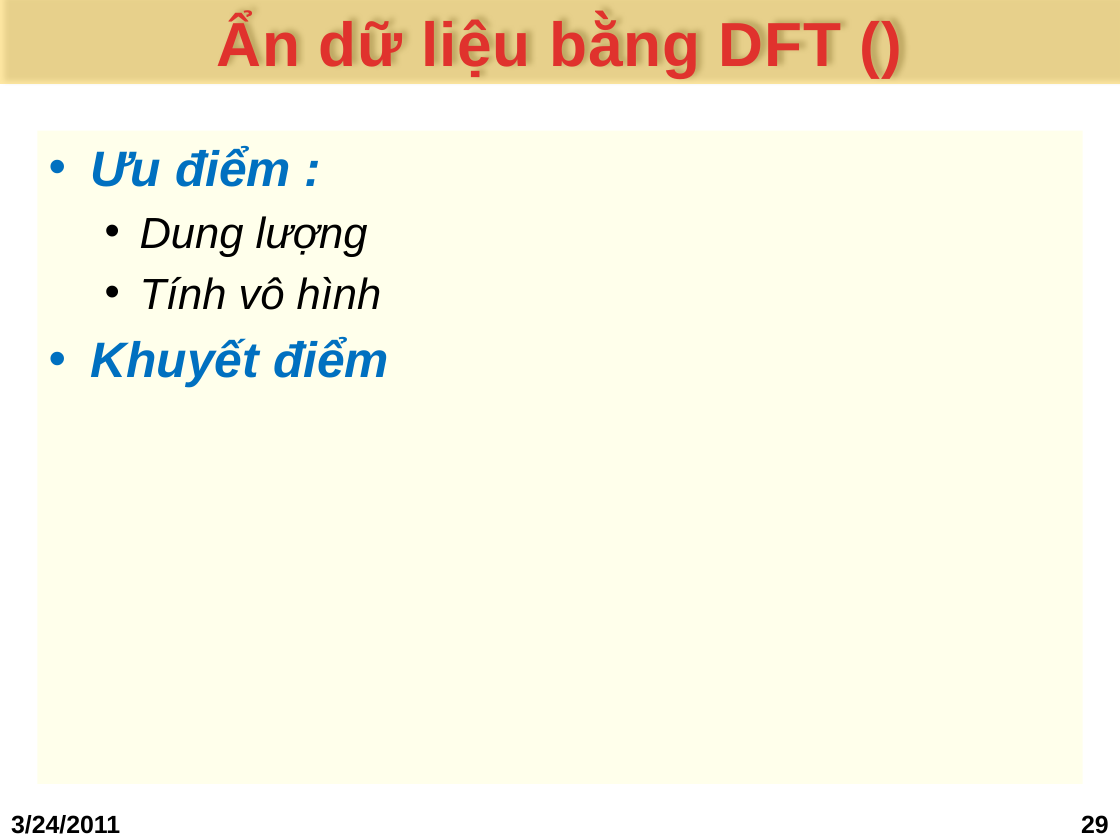
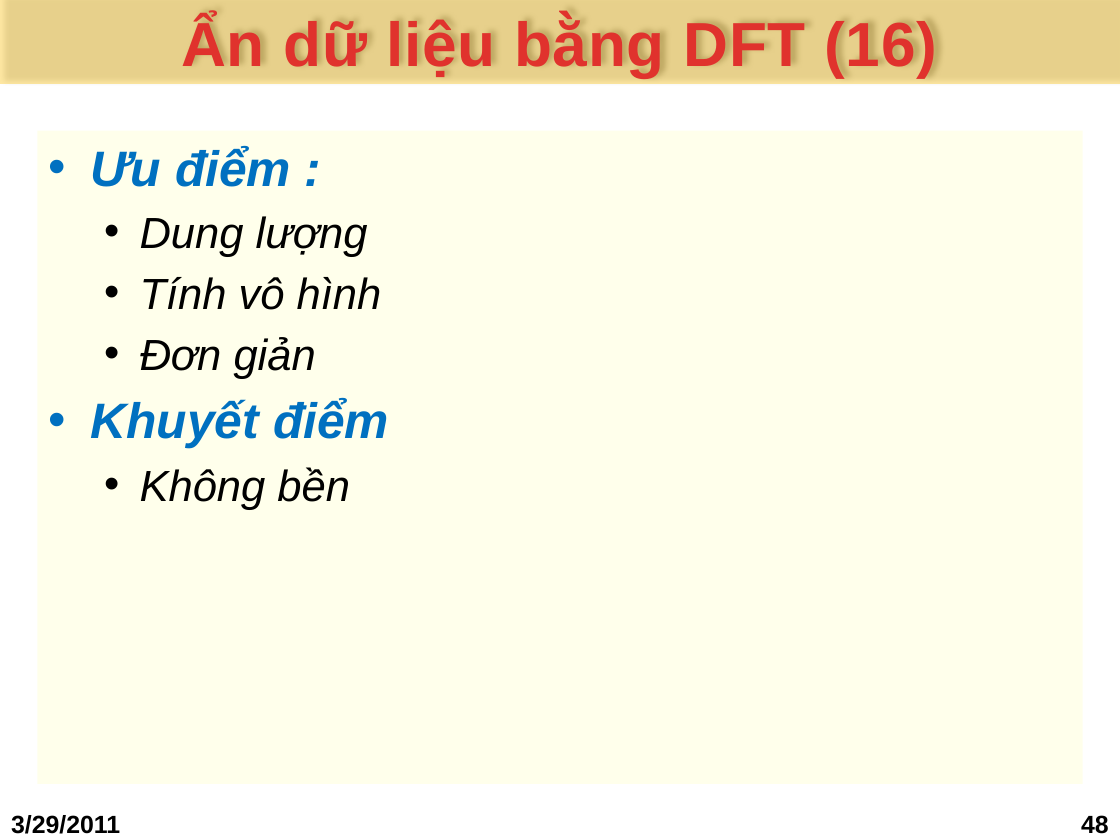
Before and after one commit to bomong/steganography-khtn-2011, a slide deck: slide 48 of Seminar DFT/1.Bao cao/_ADL_DFT(draft).pptx (slide 29 before the commit). Drawn at 1120x840 pixels with LibreOffice and Linux fonts; fonts in the diff are those of the drawing; background and template pictures are left out. Boxes give left, top, right and bottom in pixels: in the first picture for what was removed or moved away, otherwise in the second. Text is boxed around its words. In the diff, an @@ line names an element or a change of style, - is before the commit and + after.

```diff
--- a/Seminar DFT/1.Bao cao/_ADL_DFT(draft).pptx
+++ b/Seminar DFT/1.Bao cao/_ADL_DFT(draft).pptx
@@ title at (181, 17, 938, 78): text changed @@
-Ẩn dữ liệu bằng DFT ()
+Ẩn dữ liệu bằng DFT (16)
@@ text at (140, 337, 316, 379): paragraph added @@
+  • Đơn giản
@@ text at (140, 467, 350, 510): paragraph added @@
+  • Không bền
@@ text at (11, 815, 120, 834): text changed @@
-3/24/2011
+3/29/2011
@@ page number at (1081, 815, 1109, 834): text changed @@
-29
+48
```
Also in this commit, not shown: 27 other slides changed, 19 slides added, 15 other files.
